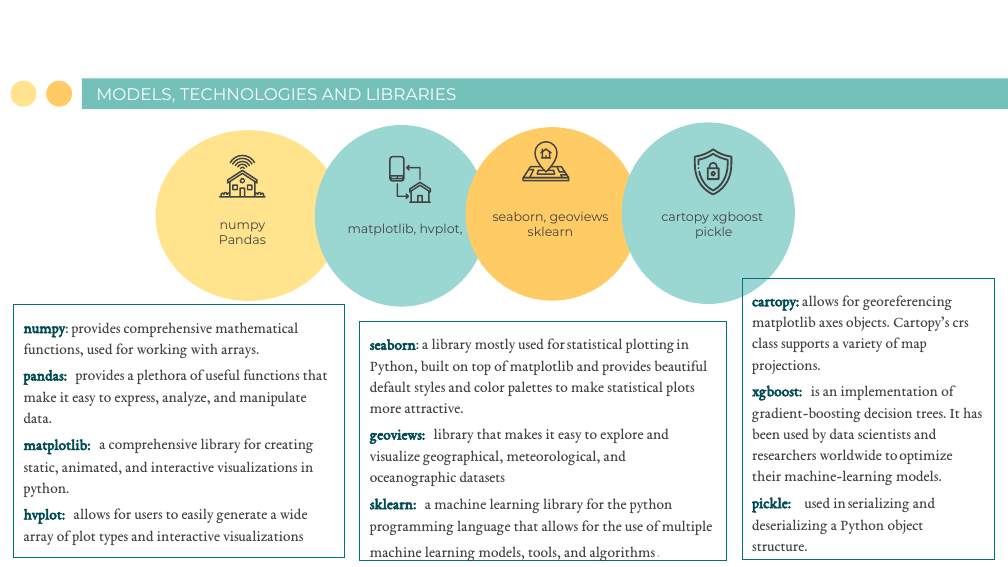
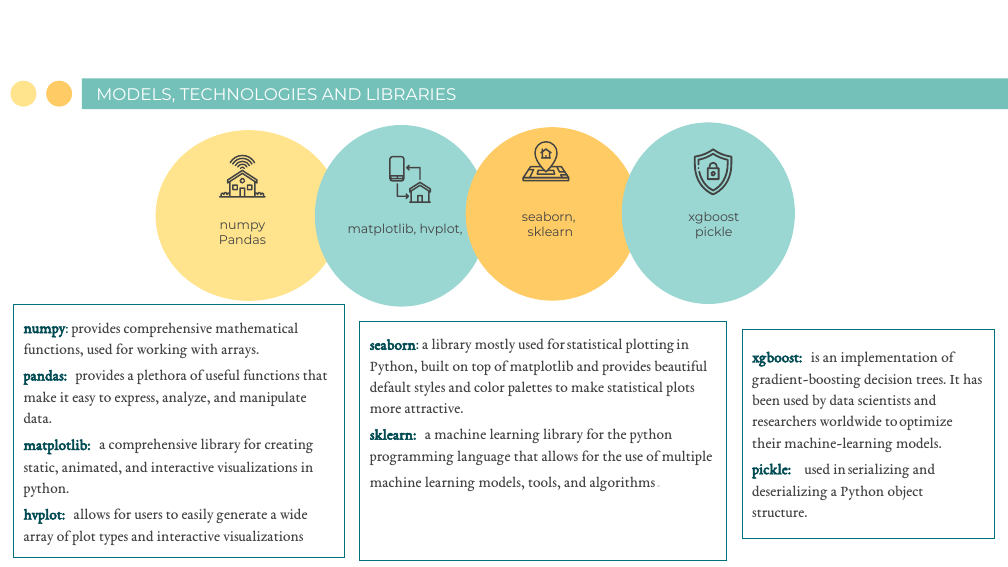
Before and after one commit to BrownTD/Final-Project, a slide deck: slide 4 of Group 2 Final Project House Price Prediction.pptx. Drawn at 1008x567 pixels with LibreOffice and Linux fonts; fonts in the diff are those of the drawing. Boxes give left, top, right and bottom in pixels: in the first picture for what was removed or moved away, otherwise in the second. Text is boxed around its words. In the diff, an @@ line names an element or a change of style, - is before the commit and + after.

```diff
--- a/Group 2 Final Project House Price Prediction.pptx
+++ b/Group 2 Final Project House Price Prediction.pptx
@@ text at box(522, 211, 576, 223): text changed @@
-seaborn, geoviews
+seaborn,
@@ text at box(688, 212, 739, 224): text changed @@
-cartopy xgboost
+xgboost
@@ text in rectangle at box(752, 295, 969, 374): paragraph removed @@
-cartopy: allows for georeferencing matplotlib axes objects. Cartopy’s crs class supports a variety of map projections.
@@ rectangle "xgboost: is an implementation of ...": place and size @@
-rectangle "xgboost: is an implementation of ..." at box(742, 278, 994, 559)
+rectangle "xgboost: is an implementation of ..." at box(742, 330, 994, 539)
@@ text in rectangle at box(370, 428, 669, 486): paragraph removed @@
-geoviews: library that makes it easy to explore and visualize geographical, meteorological, and oceanographic datasets
```
Also in this commit, not shown: 3 other slides changed, 1 other file.
